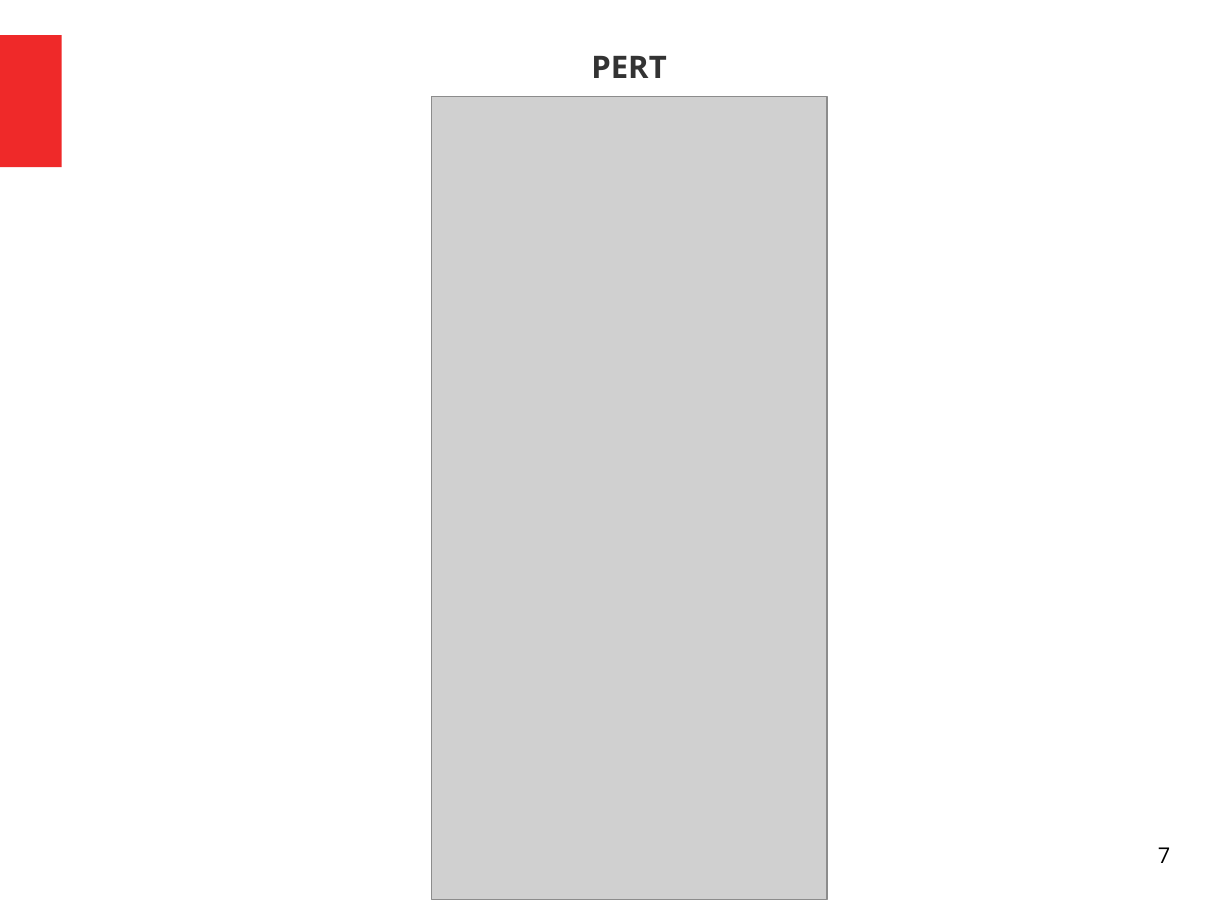
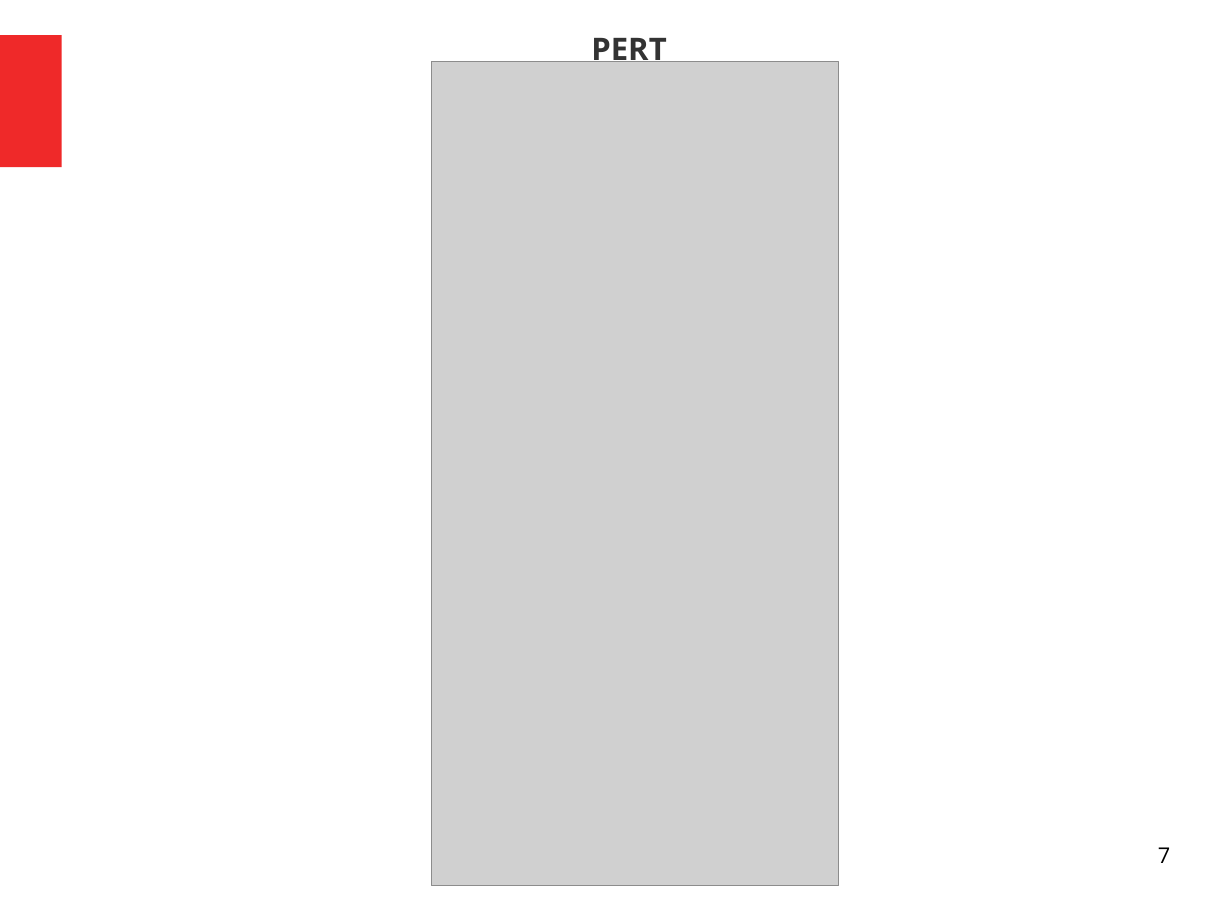
Before and after one commit to Alpfonso/Evidencija-i-administracija-radnika, a slide deck: slide 7 of presentation/prezentacija.odp. Drawn at 1232x924 pixels with LibreOffice and Linux fonts; fonts in the diff are those of the drawing; grey boxes stand for pictures. Boxes give left, top, right and bottom in pixels: in the first picture for what was removed or moved away, otherwise in the second. Text is boxed around its words. In the diff, an @@ line names an element or a change of style, - is before the commit and + after.

Commit message:
Updated presentation

```diff
--- a/presentation/prezentacija.odp
+++ b/presentation/prezentacija.odp
@@ title "PERT" rewrapped from (591, 56, 666, 78) to (591, 32, 666, 62) @@
@@ picture: place and size @@
-picture at (432, 97, 827, 900)
+picture at (432, 61, 840, 885)
```
Also in this commit, not shown: 1 other file.
